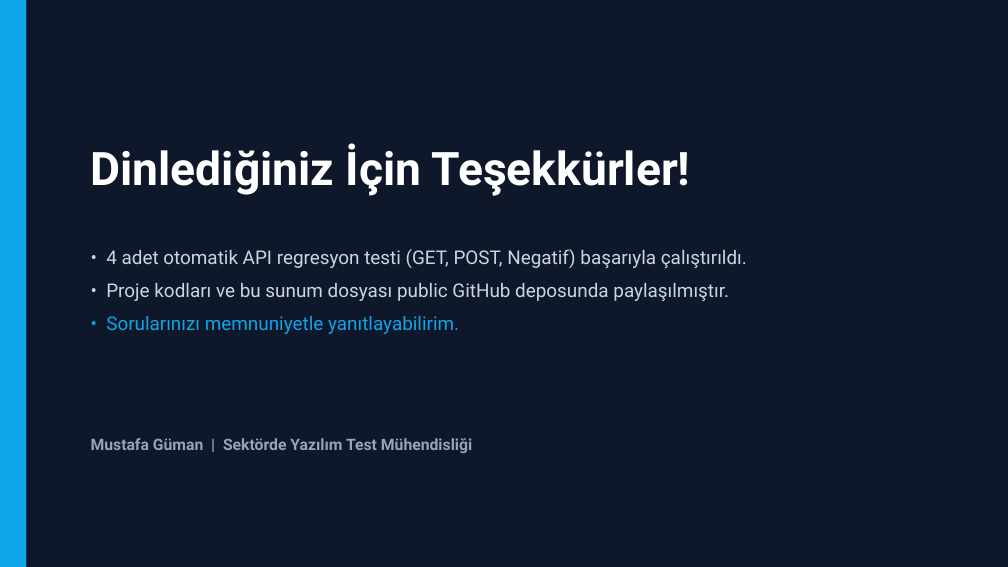
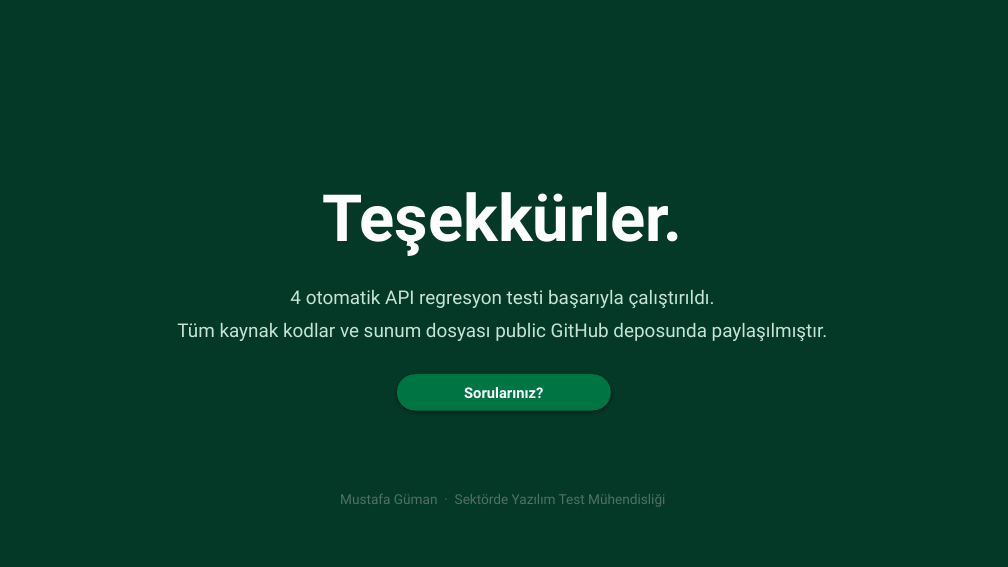
Before and after one commit to mustafagmn/24118007_MustafaGuman_YazilimGelistirme_rest-assured-api-regression-test, a slide deck: slide 11 of sunum/Yapay_Zeka_Destekli_Yazilim_Test_Muhendisligi_Mustafa_Guman.pptx. Drawn at 1008x567 pixels with LibreOffice and Linux fonts; fonts in the diff are those of the drawing. Boxes give left, top, right and bottom in pixels: in the first picture for what was removed or moved away, otherwise in the second. Text is boxed around its words. In the diff, an @@ line names an element or a change of style, - is before the commit and + after.

Commit message:
Update presentation with Apple Keynote minimalist green-white theme

```diff
--- a/sunum/Yapay_Zeka_Destekli_Yazilim_Test_Muhendisligi_Mustafa_Guman.pptx
+++ b/sunum/Yapay_Zeka_Destekli_Yazilim_Test_Muhendisligi_Mustafa_Guman.pptx
@@ background #0F172A to #043927 @@
@@ rectangle removed at bbox=[0, 0, 26, 567] @@
@@ text at bbox=[322, 192, 683, 256]: text changed; size 44 to 62 pt @@
-Dinlediğiniz İçin Teşekkürler!
+Teşekkürler.
@@ text at bbox=[177, 290, 828, 341]: text changed; text colour #CBD5E1 to #C6E4D5 @@
-• 4 adet otomatik API regresyon testi (GET, POST, Negatif) başarıyla çalıştırıldı.
-• Proje kodları ve bu sunum dosyası public GitHub deposunda paylaşılmıştır.
-• Sorularınızı memnuniyetle yanıtlayabilirim.
+4 otomatik API regresyon testi başarıyla çalıştırıldı.
+Tüm kaynak kodlar ve sunum dosyası public GitHub deposunda paylaşılmıştır.
@@ rounded rectangle added at bbox=[397, 374, 611, 411], fill #007544, 14 pt, text #FFFFFF, bold @@
+Sorularınız?
@@ text at bbox=[340, 494, 665, 507]: text changed; size 15 to 13 pt; text colour #94A3B8 to #527063; bold off @@
-Mustafa Güman | Sektörde Yazılım Test Mühendisliği
+Mustafa Güman · Sektörde Yazılım Test Mühendisliği
```
Also in this commit, not shown: 5 other slides changed, 5 slides added, 5 slides removed.
